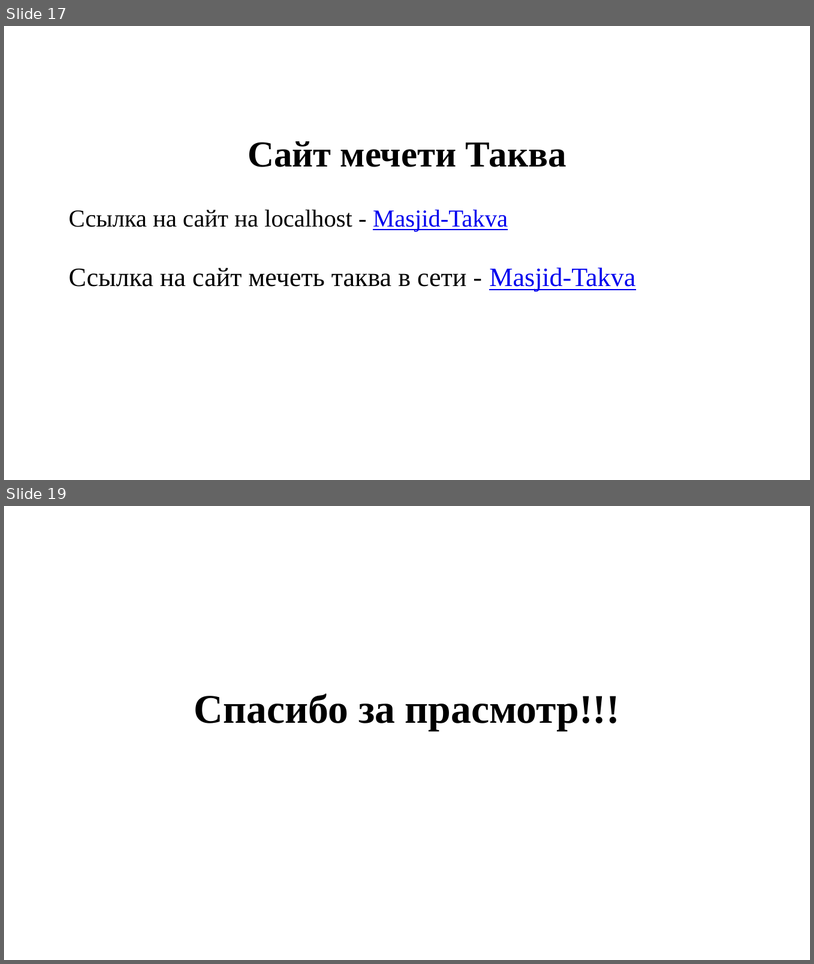
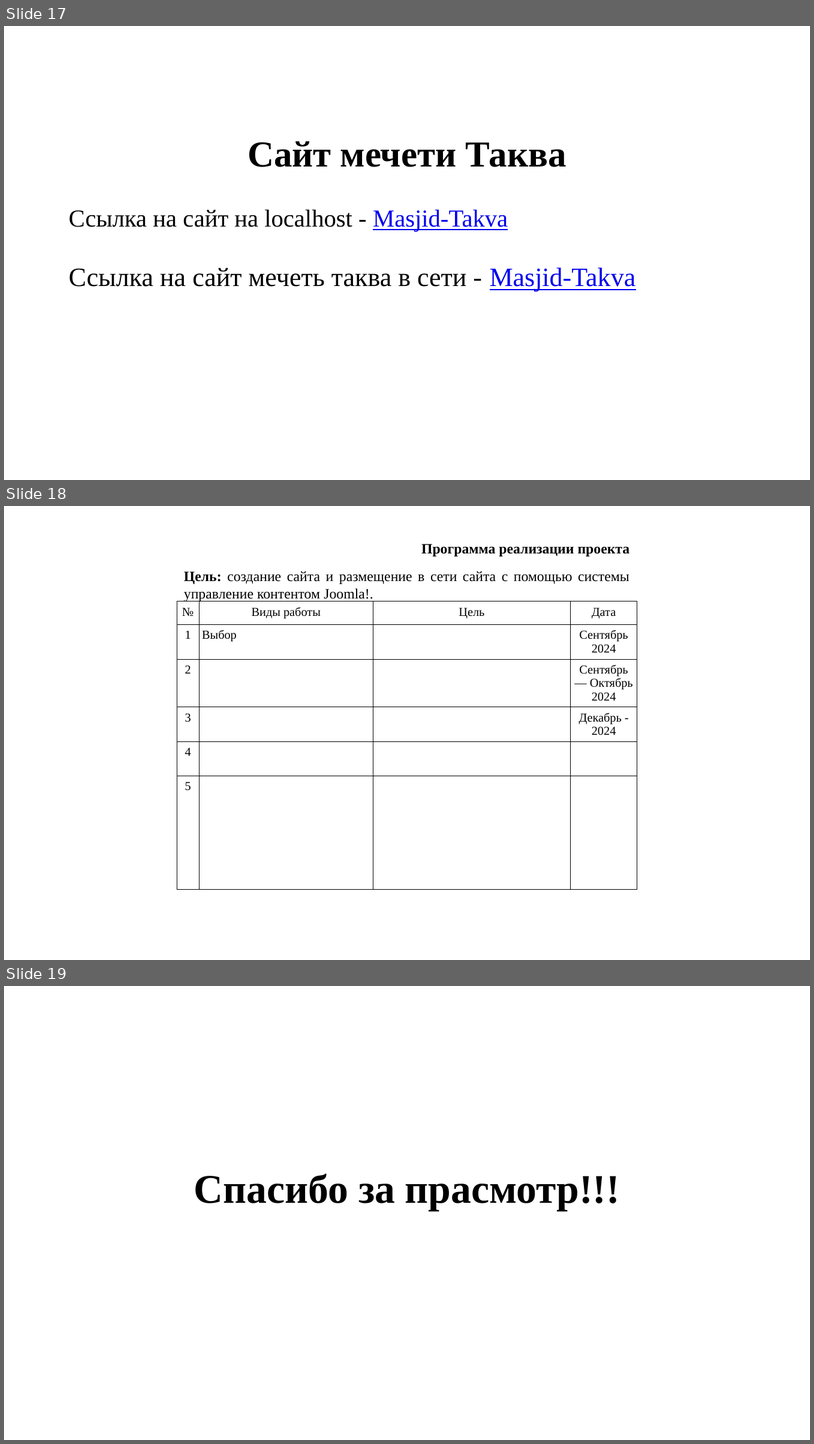
Before and after one commit to SibayMaktay/DocsFile_Sibay, a slide deck: НугумановМА_создание_сайта.pptx. Shown one above the other, each under a label of ours: slides 17 and 19 before the commit, slides 17, 18 and 19 after it; the slides between them are not shown. The pictures are 814x964 and 814x1444 pixels, drawn with LibreOffice and Linux fonts; fonts in the diff are those of the drawing; background and template pictures are left out. Boxes give left, top, right and bottom in pixels: in the first picture for what was removed or moved away, otherwise in the second. Text is boxed around its words. In the diff, an @@ line names an element or a change of style, - is before the commit and + after.

```diff
--- a/НугумановМА_создание_сайта.pptx
+++ b/НугумановМА_создание_сайта.pptx
@@ slide 18 added at bbox=[4, 506, 810, 960], background picture (left out) @@
@@ text added at bbox=[422, 544, 630, 556], 14 pt, text #000000, bold @@
+Программа реализации проекта
@@ text added at bbox=[184, 571, 630, 601], 14 pt, text #000000 @@
+Цель: создание сайта и размещение в сети сайта с помощью системы управление контентом Joomla!.
@@ table added at bbox=[177, 601, 638, 887], 6 rows, 4 columns @@
+№ | Виды работы | Цель | Дата
+1 | Выбор |  | Сентябрь 2024
+2 |  |  | Сентябрь — Октябрь 2024
+3 |  |  | Декабрь - 2024
+4 |  |  | 
+5 |  |  | 
```
Also in this commit, not shown: 1 slide removed, 1 other file.
